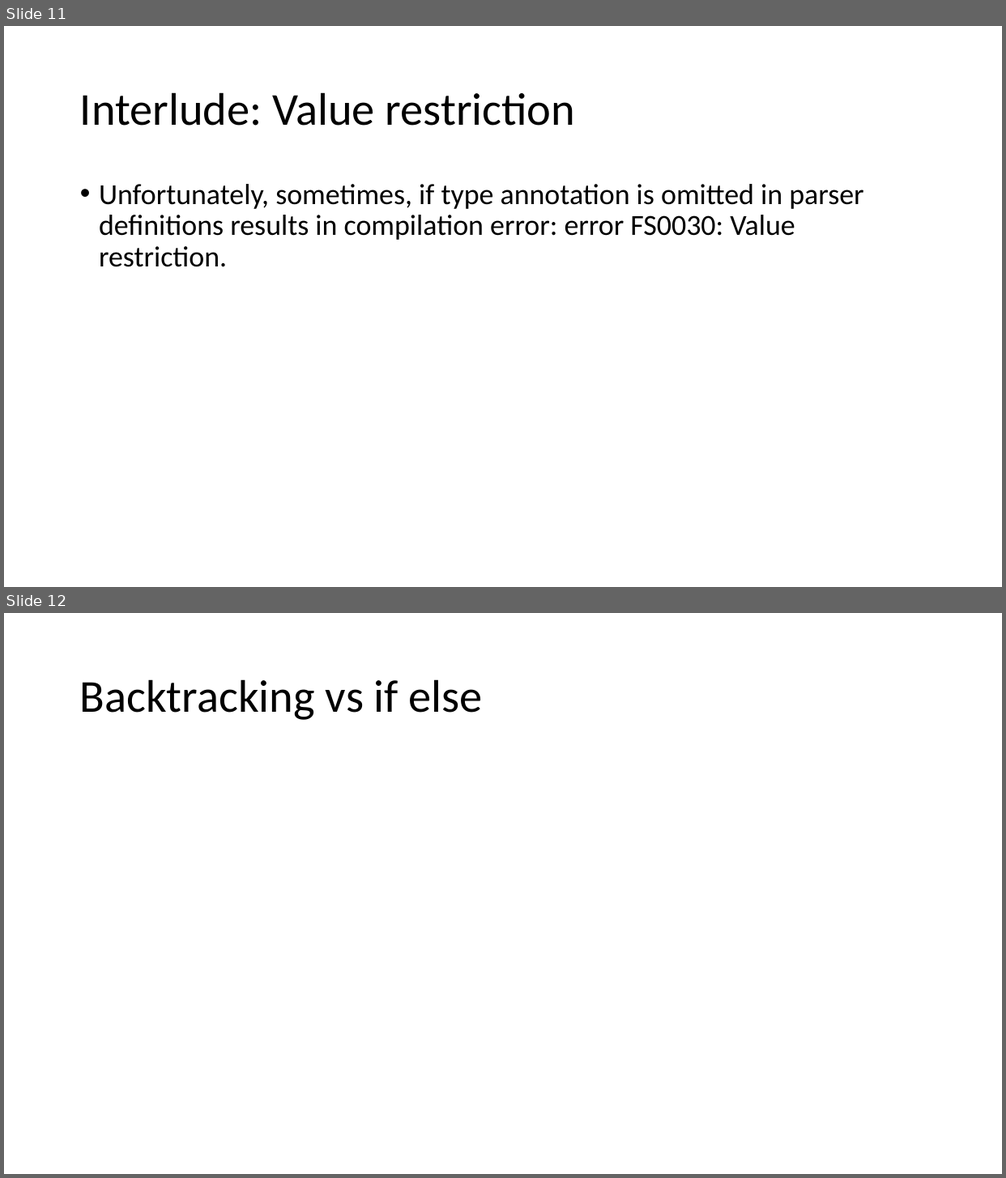
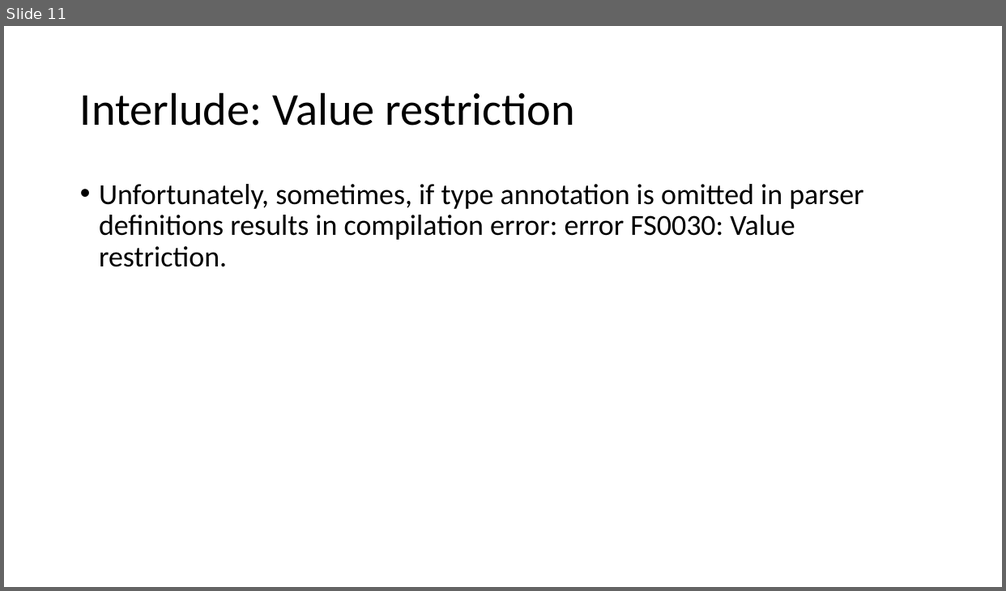
Before and after one commit to atiboros/PracticalFParsec, a slide deck: Slides/Practical FParsec V2.pptx. Shown one above the other, each under a label of ours: slides 11 and 12 before the commit, slide 11 after it. The pictures are 1006x1178 and 1006x591 pixels, drawn with LibreOffice and Linux fonts; fonts in the diff are those of the drawing. Boxes give left, top, right and bottom in pixels: in the first picture for what was removed or moved away, otherwise in the second. Text is boxed around its words. In the diff, an @@ line names an element or a change of style, - is before the commit and + after.

```diff
--- a/Slides/Practical FParsec V2.pptx
+++ b/Slides/Practical FParsec V2.pptx
@@ slide 12 removed at <box>4,613,1002,1174</box>, background #FFFFFF @@
@@ title removed at <box>80,679,483,720</box> @@
-Backtracking vs if else
```
Also in this commit, not shown: 2 slides added, 2 other files.
